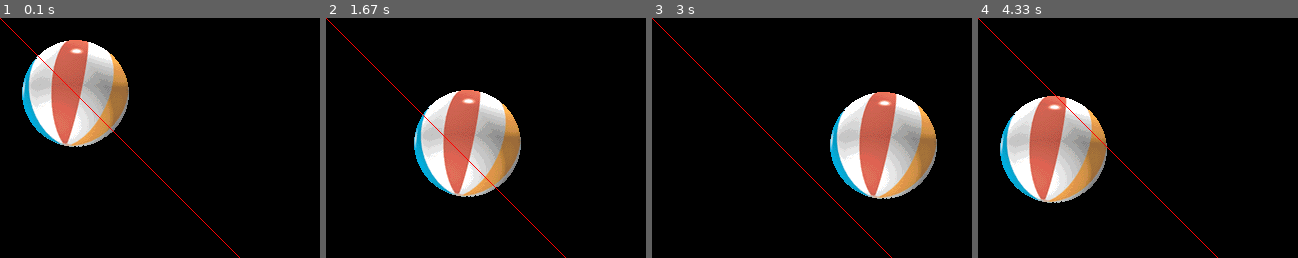
Above: before the commit, frames 1-4 (left to right).
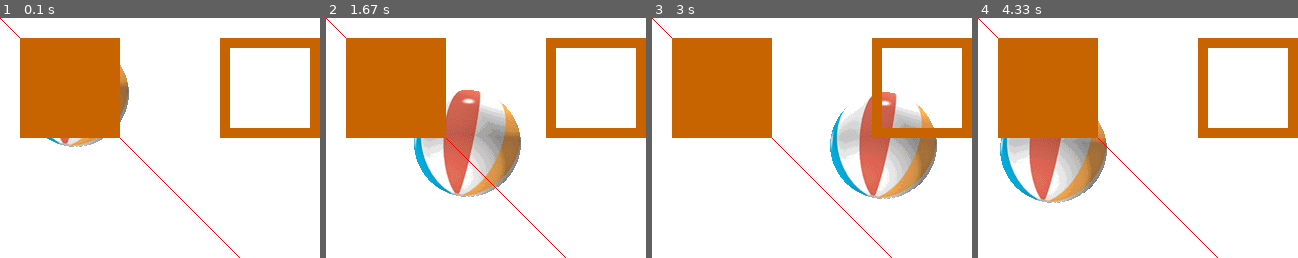
Above: after the commit, the same moments.

Repository: siwangqishiq/PyGame
Game: pygame game, started from CreateWindow.py
Two runs of this game, one before a commit and one after it. Both use one fixed random seed, a clock stepped at 60 frames per second and the inputs below.
Inputs:
- Up to frame 1 (0.1 s): no input
- Up to frame 2 (1.67 s): no input
- Up to frame 3 (3 s): no input
- Up to frame 4 (4.33 s): no input

The runs differ from the first frame. In frame 1, 99% of the frame differs, in the area x 0-100%, y 0-100%; in frame 2, 90%; in frame 3, 90%; in frame 4, 92%.

Commit message:
create window update

Diff:
--- a/CreateWindow.py
+++ b/CreateWindow.py
@@ -1,16 +1,16 @@
-import sys
-import pygame
-import time
+import sys,pygame,time
 
 def main():
 	pygame.init()
 
 	speed = [2 , 2]
 	white = 255 ,255 ,255
+	BLACK = (0,0,0)
 
 	width = 320
 	height = 240
 	screen = pygame.display.set_mode((width,height) , 0 ,32)
+	pygame.display.set_caption("Hello My Ball!")
 	ball = pygame.image.load("img/ball.gif")
 	ball_rect = ball.get_rect()
 
@@ -27,17 +27,21 @@
 		if ball_rect.top < 0 or ball_rect.bottom > height:
 			speed[1] = -speed[1]
 
-		screen.fill((0,0,0))
+		screen.fill(white)
 		screen.blit(ball, ball_rect)
 
 		for i in range(width):
 			point = (i,i)
 			screen.set_at(point , (255,0,0))
 
+		pygame.draw.rect(screen, (200,100,0), [20+200, 20, 100, 100],10)
+		pygame.draw.rect(screen, (200,100,0), [20, 20, 100, 100])
+
 		pygame.display.flip()
 
 		time.sleep(0.01)
 
+		#print(pygame.display.get_driver())
 
 if __name__=="__main__":
 	main()
